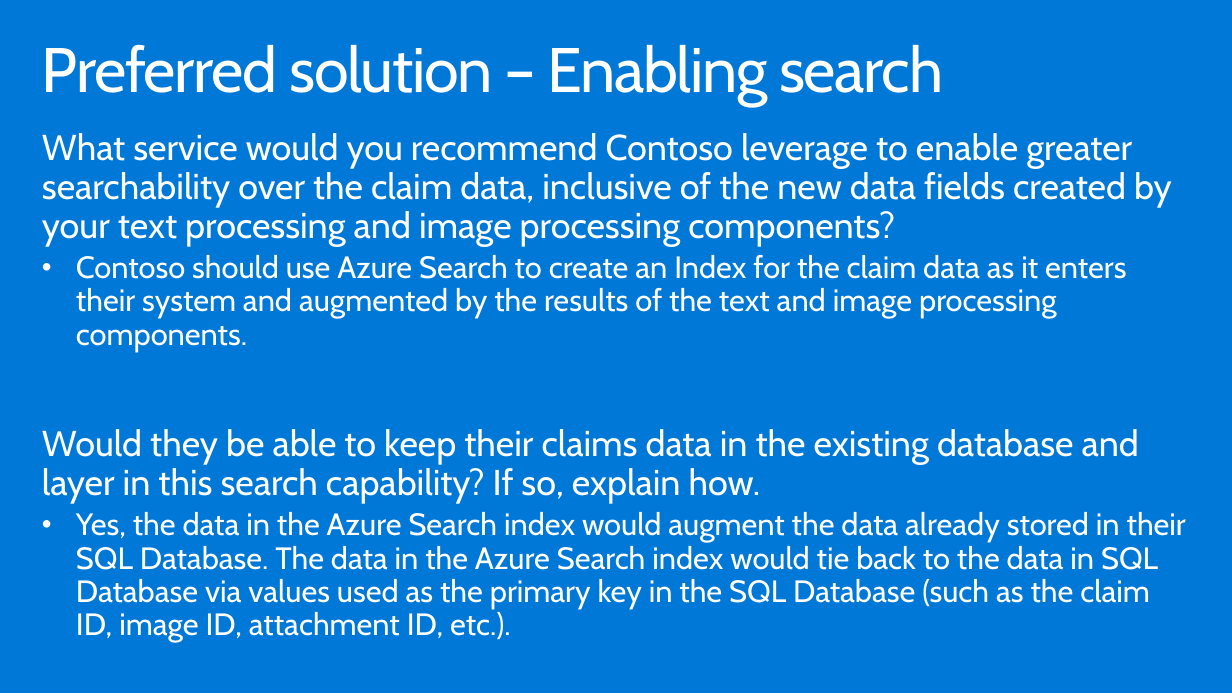
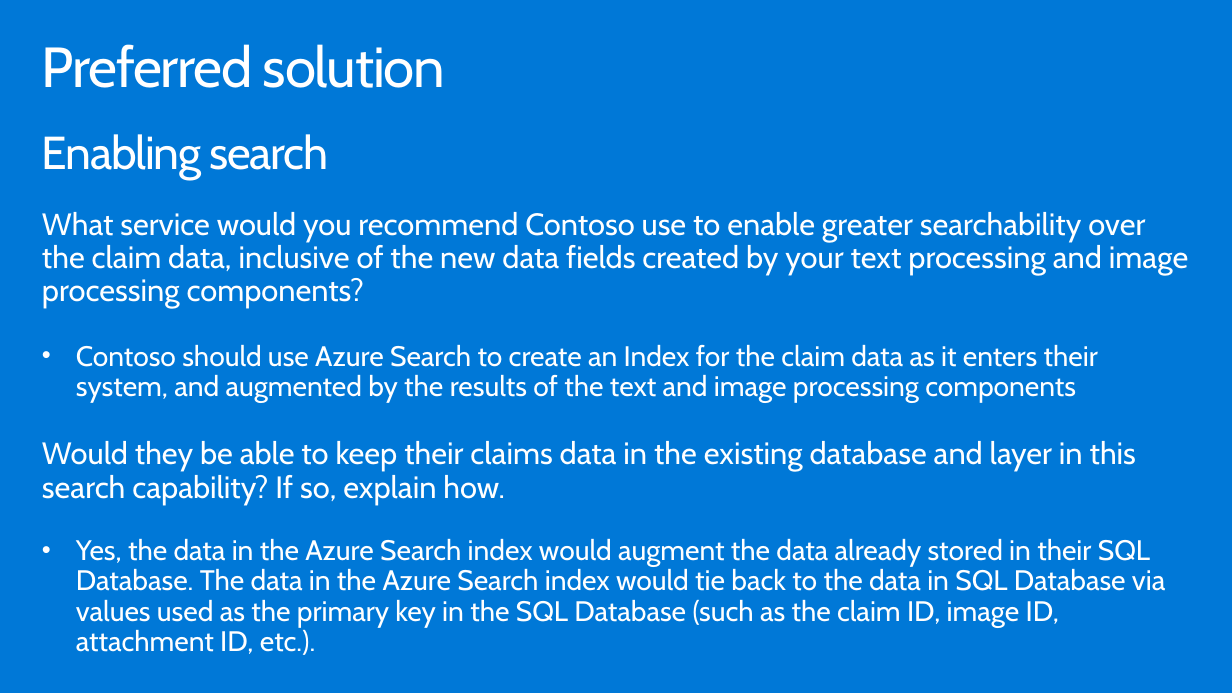
Before and after one commit to nenves/MCW-Cognitive-services-and-deep-learning, a slide deck: slide 28 of Whiteboard design session/WDS trainer presentation - Cognitive Services and deep learning.pptx. Drawn at 1232x693 pixels with LibreOffice and Linux fonts; fonts in the diff are those of the drawing. Boxes give left, top, right and bottom in pixels: in the first picture for what was removed or moved away, otherwise in the second. Text is boxed around its words. In the diff, an @@ line names an element or a change of style, - is before the commit and + after.

```diff
--- a/Whiteboard design session/WDS trainer presentation - Cognitive Services and deep learning.pptx
+++ b/Whiteboard design session/WDS trainer presentation - Cognitive Services and deep learning.pptx
@@ title at (x1=42, y1=44, x2=445, y2=88): text changed; size 49 to 44 pt @@
-Preferred solution – Enabling search
+Preferred solution
@@ text added at (x1=42, y1=134, x2=328, y2=180), 36 pt, text #FFFFFF @@
+Enabling search
@@ text "What service would you recommend ..." moved from (x1=42, y1=133, x2=1186, y2=642) to (x1=42, y1=212, x2=1188, y2=655) @@
@@ text at (x1=42, y1=212, x2=1188, y2=402): text changed; size 28 to 24 pt @@
-What service would you recommend Contoso leverage to enable greater searchability over the claim data, inclusive of the new data fields created by your text processing and image processing components?
-• Contoso should use Azure Search to create an Index for the claim data as it enters their system and augmented by the results of the text and image processing components.
+What service would you recommend Contoso use to enable greater searchability over the claim data, inclusive of the new data fields created by your text processing and image processing components?
+• Contoso should use Azure Search to create an Index for the claim data as it enters their system, and augmented by the results of the text and image processing components
@@ text at (x1=42, y1=441, x2=1165, y2=655): size 28 to 24 pt in "Would they be able to keep their ..."; size 24 to 22 pt in "Yes, the data in the Azure Search ..." @@
```
Also in this commit, not shown: 22 other slides changed.
